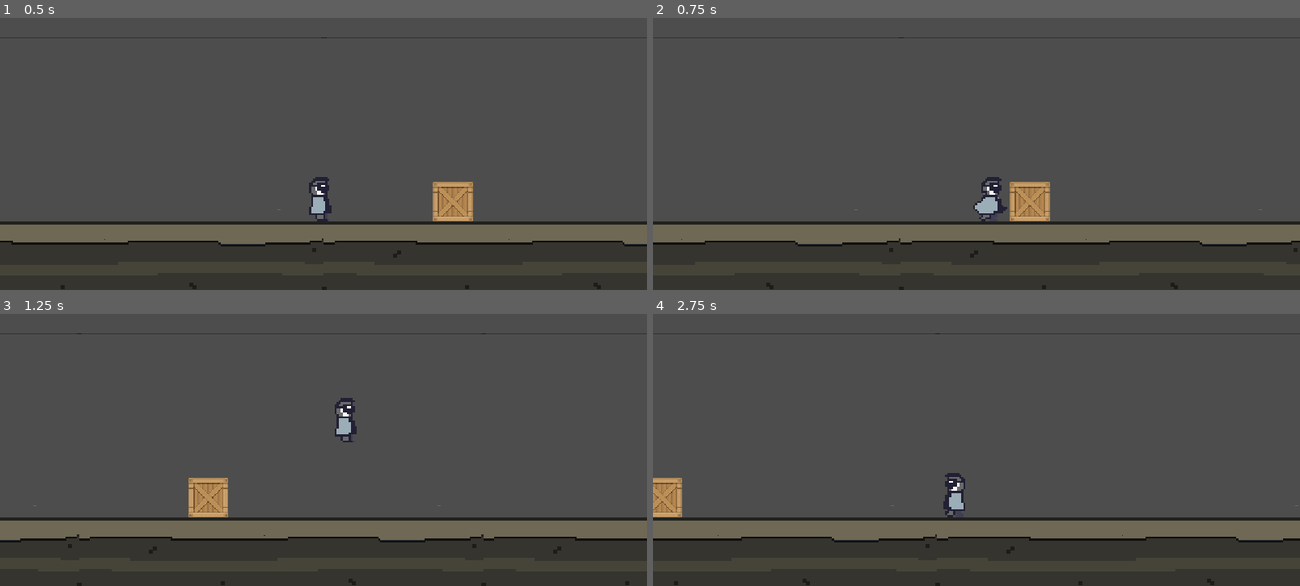
Above: before the commit, frames 1-4 (two rows, left to right).
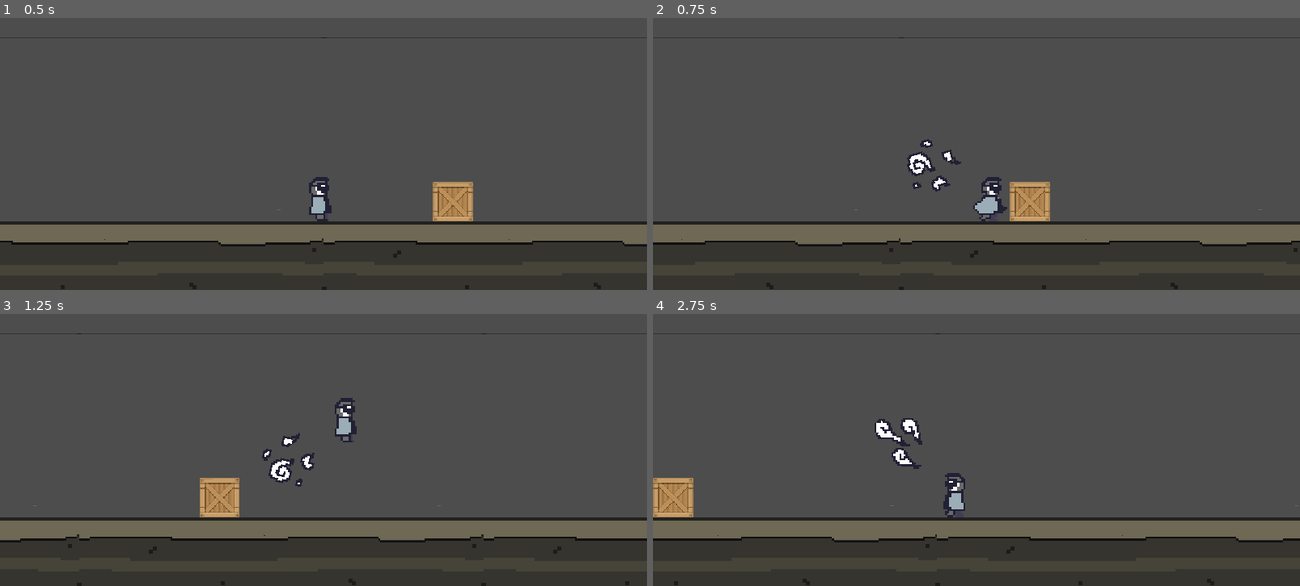
Above: after the commit, the same moments.

Repository: RobChiocchio/godot-wild-jam-58
Game: Godot game, scene res://scenes/level.tscn
The game is run twice, just before and just after one commit, with the same random seed, the same clock (stepped at 60 frames per second) and the same inputs.
Inputs (mouse positions are in pixels of both pictures, inside the frame that each line leads up to):
- Up to frame 1 (0.5 s): no input
- Up to frame 2 (0.75 s): move the mouse to (944, 167) at 0.52 s; hold D (move_right) from 0.53 s (still down); hold Right mouse button (succ, bound only after the commit) from 0.53 s (still down)
- Up to frame 3 (1.25 s): keep holding D (move_right); keep holding Right mouse button (succ, bound only after the commit); tap W (jump) at 0.77 s
- Up to frame 4 (2.75 s): move the mouse to (1170, 444) at 1.27 s; release Right mouse button (succ, bound only after the commit) at 1.28 s; click (1170, 444) at 1.35 s; tap W (jump) at 1.52 s; right-click (1170, 444) at 1.55 s; move the mouse to (782, 324) at 2.02 s; release D (move_right) at 2.03 s; hold A (move_left) from 2.03 s (still down); hold Right mouse button (succ, bound only after the commit) from 2.03 s (still down)

Frame 1 is identical in both runs. In frame 2, 0.5% of the frame differs, in the area x 39-48%, y 44-64%; in frame 3, 1.2%, in the area x 29-49%, y 43-75%; in frame 4, 1.1%.

Commit message:
Succ works

Diff:
--- a/project.godot
+++ b/project.godot
@@ -58,6 +58,12 @@
 , Object(InputEventJoypadButton,"resource_local_to_scene":false,"resource_name":"","device":-1,"button_index":10,"pressure":0.0,"pressed":false,"script":null)
 ]
 }
+succ={
+"deadzone": 0.5,
+"events": [Object(InputEventMouseButton,"resource_local_to_scene":false,"resource_name":"","device":-1,"window_id":0,"alt_pressed":false,"shift_pressed":false,"ctrl_pressed":false,"meta_pressed":false,"button_mask":0,"position":Vector2(0, 0),"global_position":Vector2(0, 0),"factor":1.0,"button_index":2,"pressed":false,"double_click":false,"script":null)
+, Object(InputEventJoypadButton,"resource_local_to_scene":false,"resource_name":"","device":-1,"button_index":9,"pressure":0.0,"pressed":false,"script":null)
+]
+}
 
 [rendering]
 
--- a/scripts/wind.gd
+++ b/scripts/wind.gd
@@ -36,6 +36,23 @@
 			else:
 				pass
 
+	if Input.is_action_pressed("succ"):
+		#_collider.look_at(aim_direction)
+		_collider.look_at(target_pos)
+		_collider.disabled = false
+		_collider.visible = true
+		_sprite.play()
+
+		var bodies = get_overlapping_bodies()
+		for body in bodies:
+			if body.has_method("succ"):
+				var distance = body.position.distance_to(_player.position)
+				var strength = max_force #* 1/distance
+				var force = aim_direction*strength*-1
+				body.succ(force)
+			else:
+				pass
+
 	else:
 		_collider.disabled = true
 		_collider.visible = false
